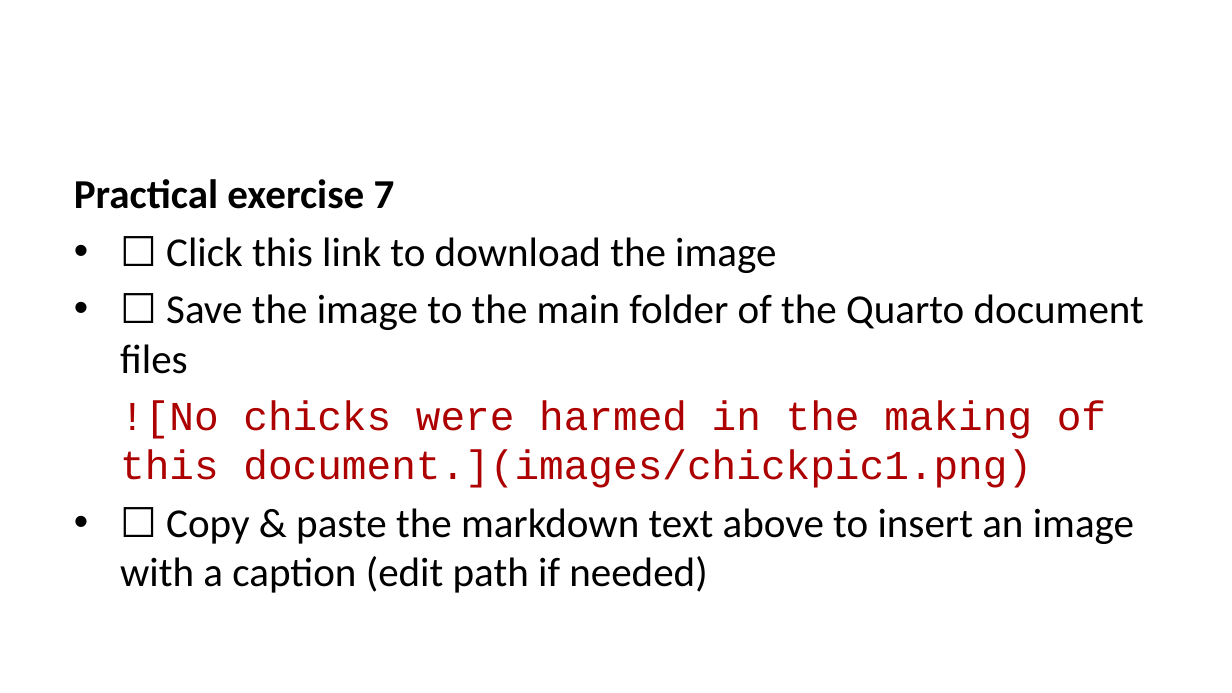
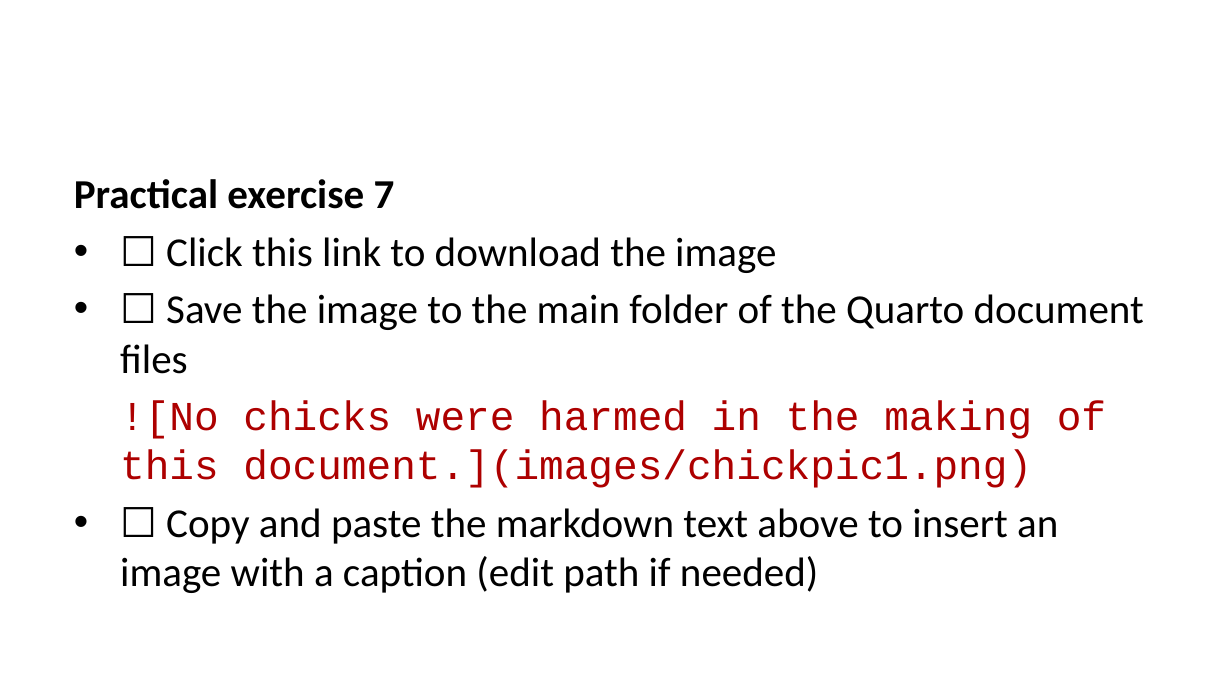
Before and after one commit to lmu-osc/train-the-trainer-student-track-OS, a slide deck: slide 46 of _site/materials/OS-M3/OS-M3-S6-Quarto/OS-M3-S6-Quarto-slides.pptx (slide 47 before the commit). Drawn at 1232x693 pixels with LibreOffice and Linux fonts; fonts in the diff are those of the drawing. Boxes give left, top, right and bottom in pixels: in the first picture for what was removed or moved away, otherwise in the second. Text is boxed around its words. In the diff, an @@ line names an element or a change of style, - is before the commit and + after.

```diff
--- a/_site/materials/OS-M3/OS-M3-S6-Quarto/OS-M3-S6-Quarto-slides.pptx
+++ b/_site/materials/OS-M3/OS-M3-S6-Quarto/OS-M3-S6-Quarto-slides.pptx
@@ text at box(120, 508, 1058, 593): text changed @@
-• ☐ Copy & paste the markdown text above to insert an image with a caption (edit path if needed)
+• ☐ Copy and paste the markdown text above to insert an image with a caption (edit path if needed)
```
Also in this commit, not shown: 49 other slides changed, 2 slides added, 2 slides removed, 36 other files.
